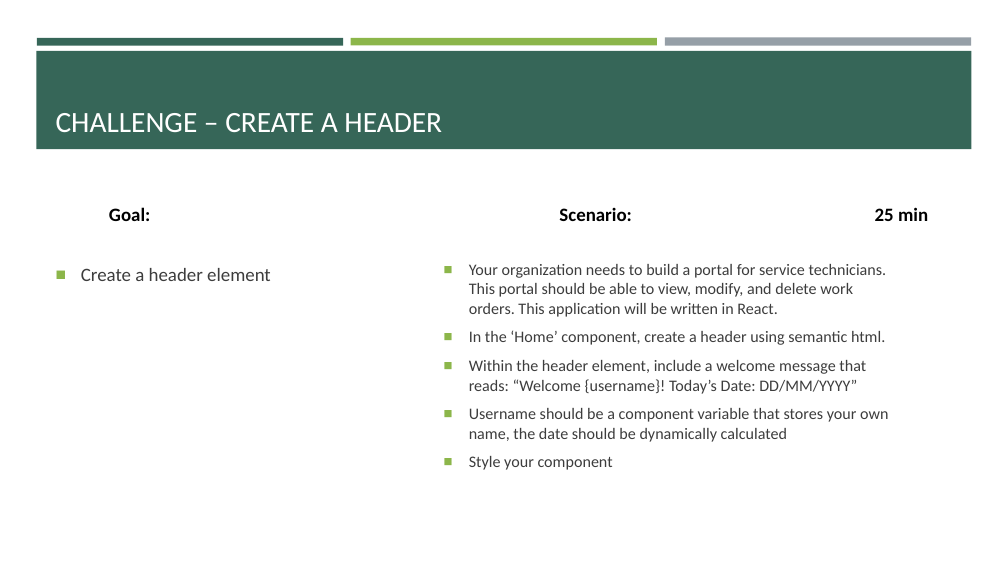
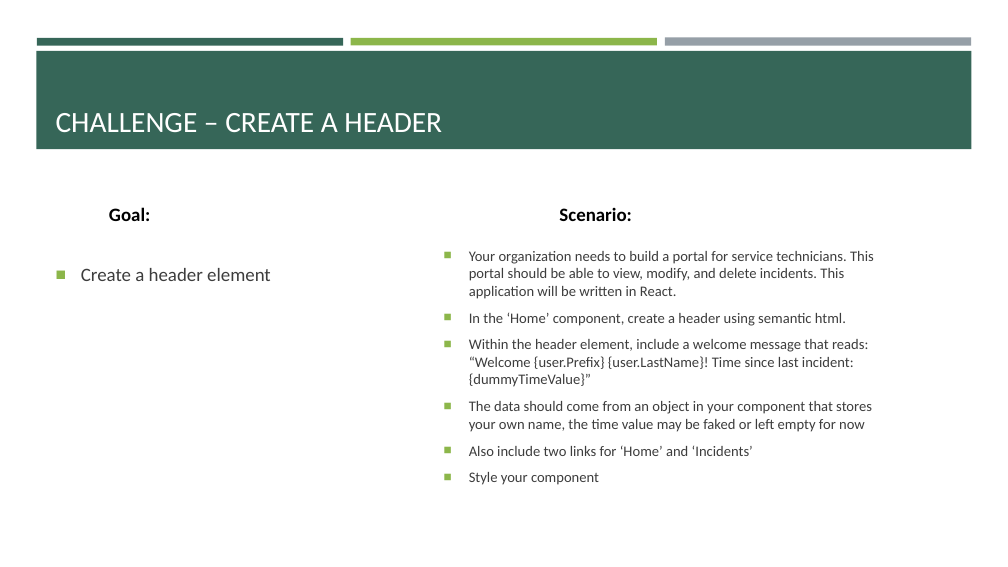
Before and after one commit to e-m-wilson/SNOW, a slide deck: slide 14 of Week_2/React.pptx. Drawn at 1008x567 pixels with LibreOffice and Linux fonts; fonts in the diff are those of the drawing. Boxes give left, top, right and bottom in pixels: in the first picture for what was removed or moved away, otherwise in the second. Text is boxed around its words. In the diff, an @@ line names an element or a change of style, - is before the commit and + after.

```diff
--- a/Week_2/React.pptx
+++ b/Week_2/React.pptx
@@ text at (559, 208, 631, 221): text changed @@
-Scenario: 25 min
+Scenario:
@@ text at (469, 251, 874, 299): text changed; size 15.3 to 13.9 pt @@
-■ Your organization needs to build a portal for service technicians. This portal should be able to view, modify, and delete work orders. This application will be written in React.
+■ Your organization needs to build a portal for service technicians. This portal should be able to view, modify, and delete incidents. This application will be written in React.
@@ text at (469, 313, 846, 485): size 15.3 to 13.9 pt in "In the ‘Home’ component, create a header ...", "Style your component" @@
@@ text at (469, 339, 872, 456): text changed; size 15.3 to 13.9 pt @@
-■ Within the header element, include a welcome message that reads: “Welcome {username}! Today’s Date: DD/MM/YYYY”
-■ Username should be a component variable that stores your own name, the date should be dynamically calculated
+■ Within the header element, include a welcome message that reads: “Welcome {user.Prefix} {user.LastName}! Time since last incident: {dummyTimeValue}”
+■ The data should come from an object in your component that stores your own name, the time value may be faked or left empty for now
+■ Also include two links for ‘Home’ and ‘Incidents’
```
Also in this commit, not shown: 8 other slides changed, 10 slides added, 2 other files.
